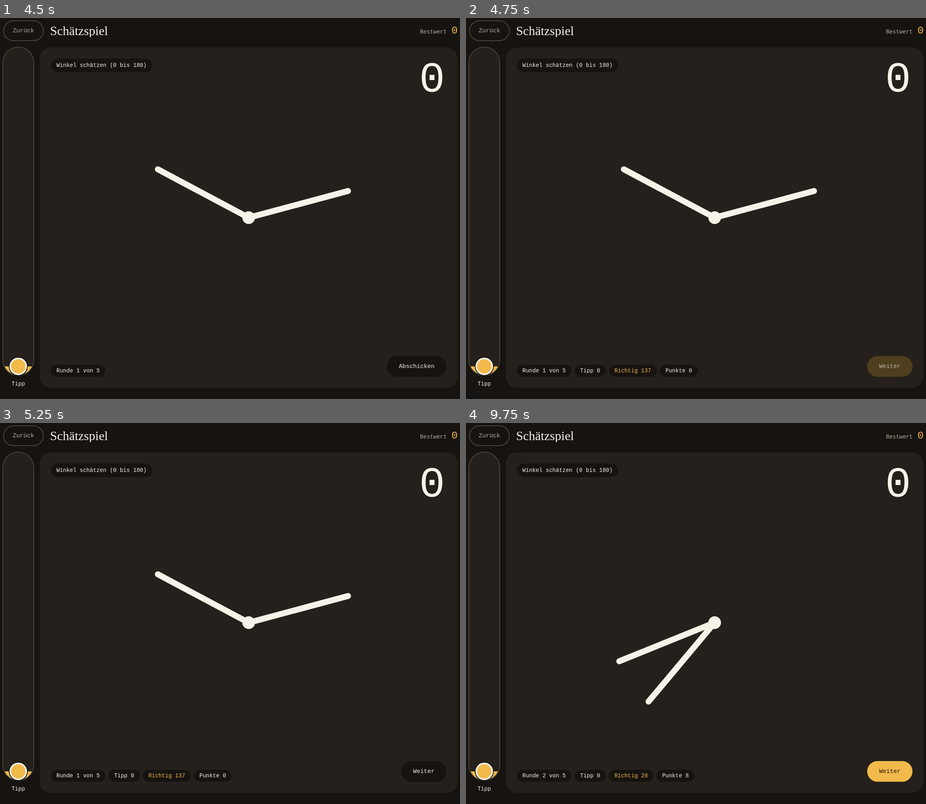
Above: before the commit, frames 1-4 (two rows, left to right).
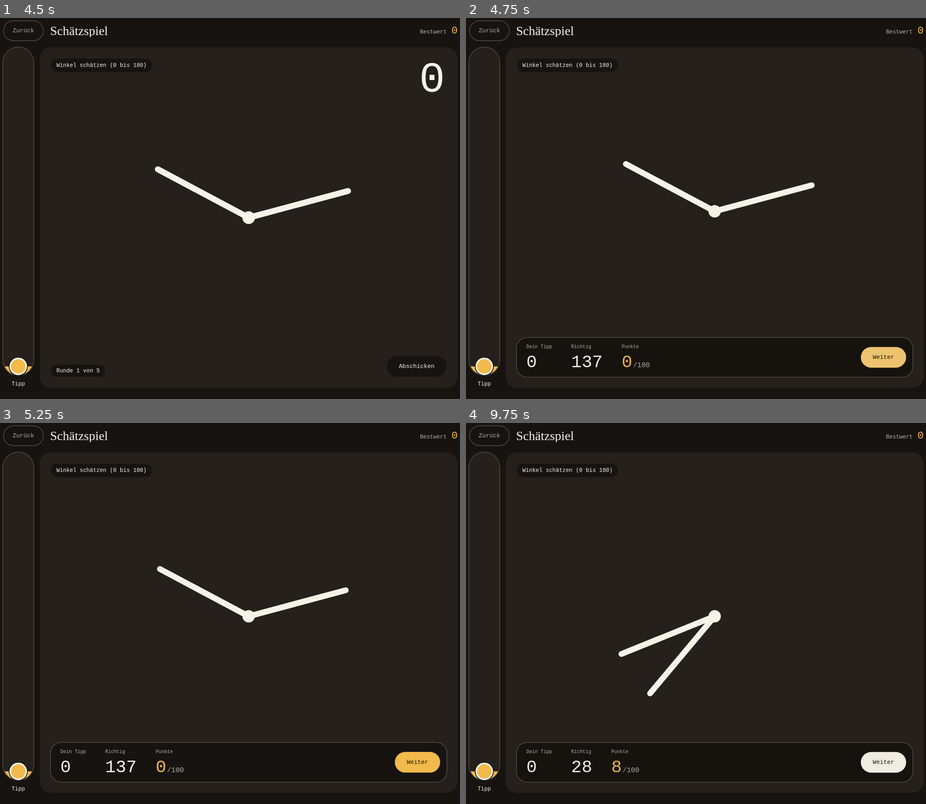
Above: after the commit, the same moments.

Repository: linse2268/spiele
Game: browser game, page index.html
Two runs of this game, one before a commit and one after it. Both use one fixed random seed, a clock stepped at 60 frames per second and the inputs below.
Inputs (mouse positions are in pixels of both pictures, inside the frame that each line leads up to; where the layout moved, square brackets give the same spot in the first picture):
- Up to frame 1 (4.5 s): hold Right 1.03-1.53 s; move the mouse to (230, 296) at 1.07 s; tap Space every 0.5 s from 1.1 to 4.1 s; hold Down 1.58-1.85 s; move the mouse to (147, 246) at 1.67 s; hold Left 1.9-2.47 s; click "Schätzspiel Schätze Winkel, K…" at 2.02 s; move the mouse to (326, 181) at 2.27 s; hold Up 2.52-2.82 s; move the mouse to (308, 265) at 2.87 s; hold Right 2.87-3.53 s; move the mouse to (151, 277) at 3.47 s; hold Up 3.58-3.82 s; hold Left 3.87-4.3 s; move the mouse to (248, 166) at 4.07 s; hold Down from 4.35 s (still down)
- Up to frame 2 (4.75 s): click "Abschicken" at 4.52 s; tap Space at 4.6 s; move the mouse to (834, 223) [834, 231] at 4.67 s; release Down at 4.68 s; hold Right from 4.73 s (still down)
- Up to frame 3 (5.25 s): tap Space at 5.1 s; release Right at 5.23 s
- Up to frame 4 (9.75 s): move the mouse to (594, 617) [594, 621] at 5.27 s; hold Down 5.28-5.55 s; hold Left 5.6-6.17 s; tap Space every 0.5 s from 5.6 to 9.6 s; move the mouse to (673, 697) [673, 708] at 5.87 s; hold Up 6.22-6.52 s; move the mouse to (755, 533) [755, 537] at 6.47 s; hold Right 6.57-7.23 s; click "Weiter" at 7.02 s; move the mouse to (714, 647) at 7.07 s; hold Up 7.28-7.52 s; hold Left 7.57-8 s; move the mouse to (636, 598) at 7.67 s; hold Down 8.05-8.38 s; move the mouse to (792, 586) at 8.27 s; hold Right 8.43-8.93 s; move the mouse to (774, 670) at 8.87 s; hold Down 8.98-9.25 s; hold Left from 9.3 s (still down); move the mouse to (617, 682) at 9.47 s; click "Abschicken" at 9.52 s

Frame 1 is identical in both runs. In frame 2, 3.0% of the frame differs, in the area x 10-98%, y 11-95%; in frame 3, 2.8%; in frame 4, 2.8%.

Commit message:
Update index.html

Diff:
--- a/index.html
+++ b/index.html
@@ -134,7 +134,7 @@
 .react .actions{z-index:2}
 @media (max-height:480px){.msg .main{font-size:44px}.msg .main.num{font-size:72px}.msg{gap:4px}}
 /* Schätzspiel */
-.est .fig{display:grid;place-items:center;padding:clamp(72px,12vw,120px) var(--pad)}
+.est .fig{display:grid;grid-template:minmax(0,1fr) / minmax(0,1fr);place-items:center;padding:clamp(72px,12vw,120px) var(--pad)}
 .est svg{width:100%;height:100%;overflow:visible}
 .est .ray,.est .ln{stroke:var(--ink);stroke-width:1.5;stroke-linecap:round;fill:none}
 .est .ln.ref{stroke:var(--accent)}
@@ -147,11 +147,38 @@
 .est .tag.top{top:var(--pad);bottom:auto;left:var(--pad)}
 .est .tags{position:absolute;left:var(--pad);bottom:var(--pad);display:flex;flex-wrap:wrap;gap:8px;max-width:calc(100% - 190px)}
 .est .chip.key{color:var(--accent)}
-@media (max-height:480px){.est .fig{padding:56px var(--pad) 64px}.est .tag.top{max-width:50%}}
+/* Ergebnis einer Runde: große Werte in einer Leiste am unteren Rand */
+.est.res .corner{display:none}
+.est.res .fig{padding-bottom:calc(var(--pad) + 124px)}
+.est .rpanel{position:absolute;left:var(--pad);right:var(--pad);bottom:var(--pad);z-index:2;display:flex;flex-wrap:wrap;align-items:center;justify-content:space-between;gap:12px 20px;padding:14px 16px 14px 24px;border-radius:26px;background:var(--bg);box-shadow:0 0 0 2px var(--line);animation:enter .35s var(--ease)}
+.est .stats{display:flex;align-items:flex-end;gap:clamp(18px,4vw,48px)}
+.est .stat .k{font-size:12px;color:var(--dim);margin-bottom:8px}
+.est .stat .v{font-size:clamp(28px,4.6vw,44px)}
+.est .stat.hero .v{color:var(--accent)}
+.est .v small,.est .tv small,.est .total small{font-size:.4em;font-weight:500;color:var(--dim);margin-left:.12em}
+.est .rpanel .btn{margin-left:auto}
+/* Endergebnis: Summe groß, darunter jede Runde mit erreichten von möglichen Punkten */
+.est .final-box{position:absolute;inset:0;display:flex;flex-direction:column;justify-content:center;gap:clamp(10px,2.4vh,26px);padding:var(--pad) var(--pad) calc(var(--pad) + 76px);pointer-events:none}
+.est .final-label{color:var(--dim);font-size:14px}
+.est .total{font-size:clamp(64px,13vw,150px);color:var(--accent)}
+.est .tiles{display:grid;grid-template-columns:repeat(auto-fit,minmax(84px,1fr));gap:10px}
+.est .tile{display:flex;flex-direction:column;gap:6px;min-width:0;padding:10px 12px 12px;border-radius:18px;background:var(--bg)}
+.est .tn{font-size:12px;color:var(--dim);white-space:nowrap}
+.est .tv{font-size:clamp(18px,3.2vw,28px)}
+.est .meter{height:4px;border-radius:2px;background:var(--line);overflow:hidden}
+.est .meter i{display:block;width:0;height:100%;border-radius:2px;background:var(--accent);transition:width .8s var(--ease)}
+@media (max-height:480px){
+  .est .fig{padding:56px var(--pad) 64px}.est .tag.top{max-width:50%}
+  .est.res .fig{padding-bottom:calc(var(--pad) + 84px)}
+  .est .rpanel{padding:8px 12px 8px 18px;border-radius:22px}
+  .est .stat .k{margin-bottom:4px}.est .stat .v{font-size:26px}
+  .est .total{font-size:56px}.est .final-box{gap:8px;padding-bottom:calc(var(--pad) + 62px)}
+}
+@media (orientation:portrait){.est.res .fig{padding-bottom:calc(var(--pad) + 170px)}}
 /* Stroop-Test */
-.stroop .layer{transition:box-shadow .15s}
-.stroop.ok .layer{box-shadow:inset 0 0 0 5px var(--accent)}
-.stroop.bad .layer{box-shadow:inset 0 0 0 5px var(--bad)}
+.stroop::after{content:'';position:absolute;inset:0;border-radius:inherit;box-shadow:inset 0 0 0 0 transparent;transition:box-shadow .15s;pointer-events:none}
+.stroop.ok::after{box-shadow:inset 0 0 0 5px var(--accent)}
+.stroop.bad::after{box-shadow:inset 0 0 0 5px var(--bad)}
 .stroop .stim{position:absolute;inset:0 0 calc(var(--pad) + 96px) 0;display:grid;place-items:center;font:400 clamp(72px,16vw,200px)/1 var(--display);pointer-events:none}
 .stroop .opts{position:absolute;left:var(--pad);right:var(--pad);bottom:var(--pad);display:grid;grid-template-columns:repeat(4,1fr);gap:12px}
 .stroop .opts .btn{min-height:76px;padding:0 6px;font-size:16px}
@@ -595,18 +622,18 @@
 /* ---------- Spiel 4: Schätzspiel (estimate) ----------
    5 Runden mit zufälligen Aufgaben: Winkel, Kreisanteil oder Länge schätzen. Eingabe per vertikalem Slider.
    Punkte pro Runde: 100 * e^(-(Fehler/Toleranz)^1.5). Toleranz: Winkel 15, Kreisanteil 12, Länge 15 (relativ zum Sollwert).
-   Score = Summe aller Runden (max. 500). */
+   Score = Summe aller Runden (max. 500). Ergebnisanzeige: pro Runde erreichte von 100 Punkten, am Ende Summe von 500. */
 GAMES.push((() => {
   const ID = 'estimate', ROUNDS = 5, NS = 'http://www.w3.org/2000/svg';
   const el = (tag, attrs) => { const e = document.createElementNS(NS, tag); for (const k in attrs) e.setAttribute(k, attrs[k]); return e; };
   const pt = (cx, cy, r, deg) => [cx + r * Math.cos(deg * Math.PI / 180), cy + r * Math.sin(deg * Math.PI / 180)];
   const f1 = n => n.toFixed(2);
 
-  /* Aufgabentypen: liefern { prompt, max, truth, tol, rel, draw() } */
+  /* Aufgabentypen: liefern { label, prompt, max, truth, tol, rel, draw() } */
   const TYPES = {
     angle() {
       const a = rnd(15, 165), rot = rnd(0, 359);
-      return { prompt: 'Winkel schätzen (0 bis 180)', max: 180, truth: a, tol: 15, rel: false, draw() {
+      return { label: 'Winkel', prompt: 'Winkel schätzen (0 bis 180)', max: 180, truth: a, tol: 15, rel: false, draw() {
         const g = el('g', {}), p1 = pt(50, 30, 26, rot), p2 = pt(50, 30, 26, rot + a);
         g.append(el('line', { class: 'ray', x1: 50, y1: 30, x2: f1(p1[0]), y2: f1(p1[1]) }),
                  el('line', { class: 'ray', x1: 50, y1: 30, x2: f1(p2[0]), y2: f1(p2[1]) }),
@@ -616,7 +643,7 @@
     },
     pie() {
       const p = rnd(8, 92), start = rnd(0, 359);
-      return { prompt: 'Kreisanteil schätzen (0 bis 100)', max: 100, truth: p, tol: 12, rel: false, draw() {
+      return { label: 'Kreis', prompt: 'Kreisanteil schätzen (0 bis 100)', max: 100, truth: p, tol: 12, rel: false, draw() {
         const g = el('g', {}), a = p * 3.6, s = pt(50, 30, 25, start), e = pt(50, 30, 25, start + a);
         g.append(el('circle', { class: 'pie-bg', cx: 50, cy: 30, r: 25 }),
                  el('path', { class: 'pie', d: `M50 30 L${f1(s[0])} ${f1(s[1])} A25 25 0 ${a > 180 ? 1 : 0} 1 ${f1(e[0])} ${f1(e[1])} Z` }),
@@ -626,7 +653,7 @@
     },
     length() {
       const L = rnd(8, 88); /* Referenz: 40 Einheiten = 100 */
-      return { prompt: 'Länge schätzen: obere Linie = 100', max: 250, truth: Math.round(L * 2.5), tol: 15, rel: true, draw() {
+      return { label: 'Länge', prompt: 'Länge schätzen: obere Linie = 100', max: 250, truth: Math.round(L * 2.5), tol: 15, rel: true, draw() {
         const g = el('g', {}), t = el('text', { class: 'svgtxt', x: 30, y: 12, 'text-anchor': 'middle' });
         t.textContent = '100';
         g.append(t,
@@ -678,23 +705,38 @@
         go.onclick = () => {
           const err = t.rel ? Math.abs(guess - t.truth) / t.truth * 100 : Math.abs(guess - t.truth);
           const p = Math.round(100 * Math.exp(-Math.pow(err / t.tol, 1.5)));
-          total += p; results.push(p);
+          total += p; results.push({ p, label: t.label });
           sl.track.style.pointerEvents = 'none'; sl.track.tabIndex = -1;
-          tags.append(h('span', 'chip', 'Tipp ' + guess), h('span', 'chip key', 'Richtig ' + t.truth), h('span', 'chip', 'Punkte ' + p));
+          /* Ergebnisleiste: Tipp, Sollwert und Punkte groß und gut lesbar */
+          const stat = (k, v, cls, of) => {
+            const s = h('div', 'stat' + (cls ? ' ' + cls : '')), val = h('div', 'v num', String(v));
+            if (of) val.append(h('small', null, of));
+            s.append(h('div', 'k', k), val); return s;
+          };
+          const stats = h('div', 'stats'); stats.append(stat('Dein Tipp', guess), stat('Richtig', t.truth), stat('Punkte', p, 'hero', '/100'));
           const next = h('button', 'btn primary', round + 1 < ROUNDS ? 'Weiter' : 'Ergebnis');
           next.onclick = () => { round++; round < ROUNDS ? ask() : finish(); };
-          act.replaceChildren(next); next.focus({ preventScroll: true });
+          const panel = h('div', 'rpanel'); panel.append(stats, next);
+          field.classList.add('res'); tags.remove(); act.remove(); field.append(panel); next.focus({ preventScroll: true });
         };
       }
 
       function finish() {
         stage.replaceChildren();
         const isNew = total > 0 && total > Score.getBest(ID); Score.submitScore(ID, total); refreshBest();
-        const field = h('div', 'field est'), bg = h('div', 'layer'), msg = h('div', 'msg'), corner = h('div', 'corner num', String(total)), act = h('div', 'actions');
-        msg.append(h('div', 'main', 'Fertig'), h('div', 'sub', results.join(' · ')));
+        const field = h('div', 'field est final'), bg = h('div', 'layer'), box = h('div', 'final-box'), act = h('div', 'actions');
+        const tot = h('div', 'total num', String(total)); tot.append(h('small', null, '/' + ROUNDS * 100));
+        const tiles = h('div', 'tiles'), fills = [];
+        results.forEach((r, i) => {
+          const tile = h('div', 'tile'), val = h('div', 'tv num', String(r.p)), meter = h('div', 'meter'), fill = h('i');
+          val.append(h('small', null, '/100')); fill.dataset.w = r.p; meter.append(fill); fills.push(fill);
+          tile.append(h('div', 'tn', (i + 1) + ' · ' + r.label), val, meter); tiles.append(tile);
+        });
+        box.append(h('div', 'final-label', 'Gesamtergebnis'), tot, tiles);
         if (isNew) act.append(h('span', 'note chip', 'Neuer Bestwert'));
         const again = h('button', 'btn', 'Nochmal'); again.onclick = newGame; act.append(again);
-        field.append(bg, msg, corner, act); stage.append(field); again.focus({ preventScroll: true });
+        field.append(bg, box, act); stage.append(field); again.focus({ preventScroll: true });
+        requestAnimationFrame(() => requestAnimationFrame(() => fills.forEach(f => { f.style.width = f.dataset.w + '%'; })));
       }
 
       newGame();
